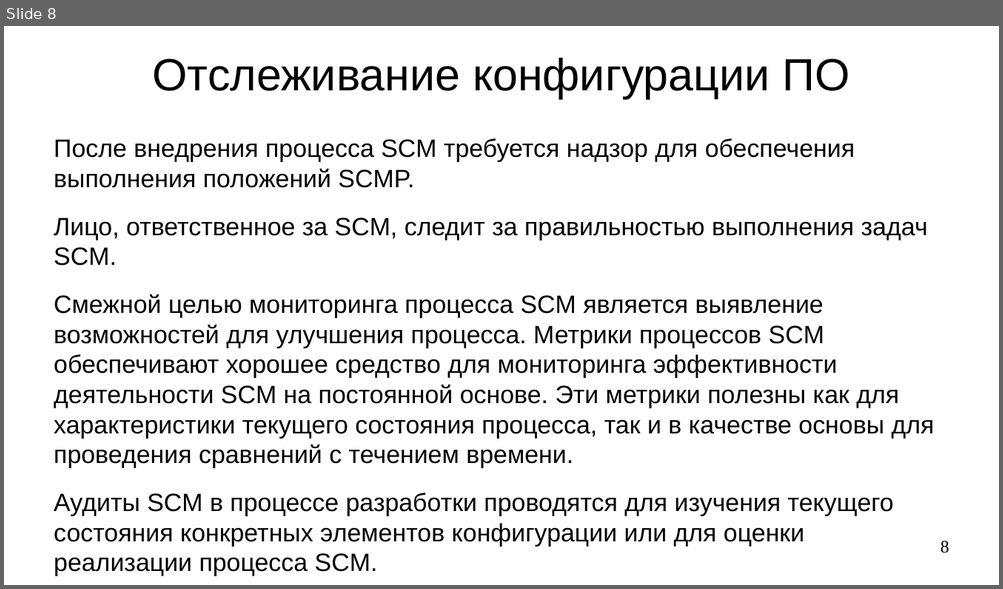
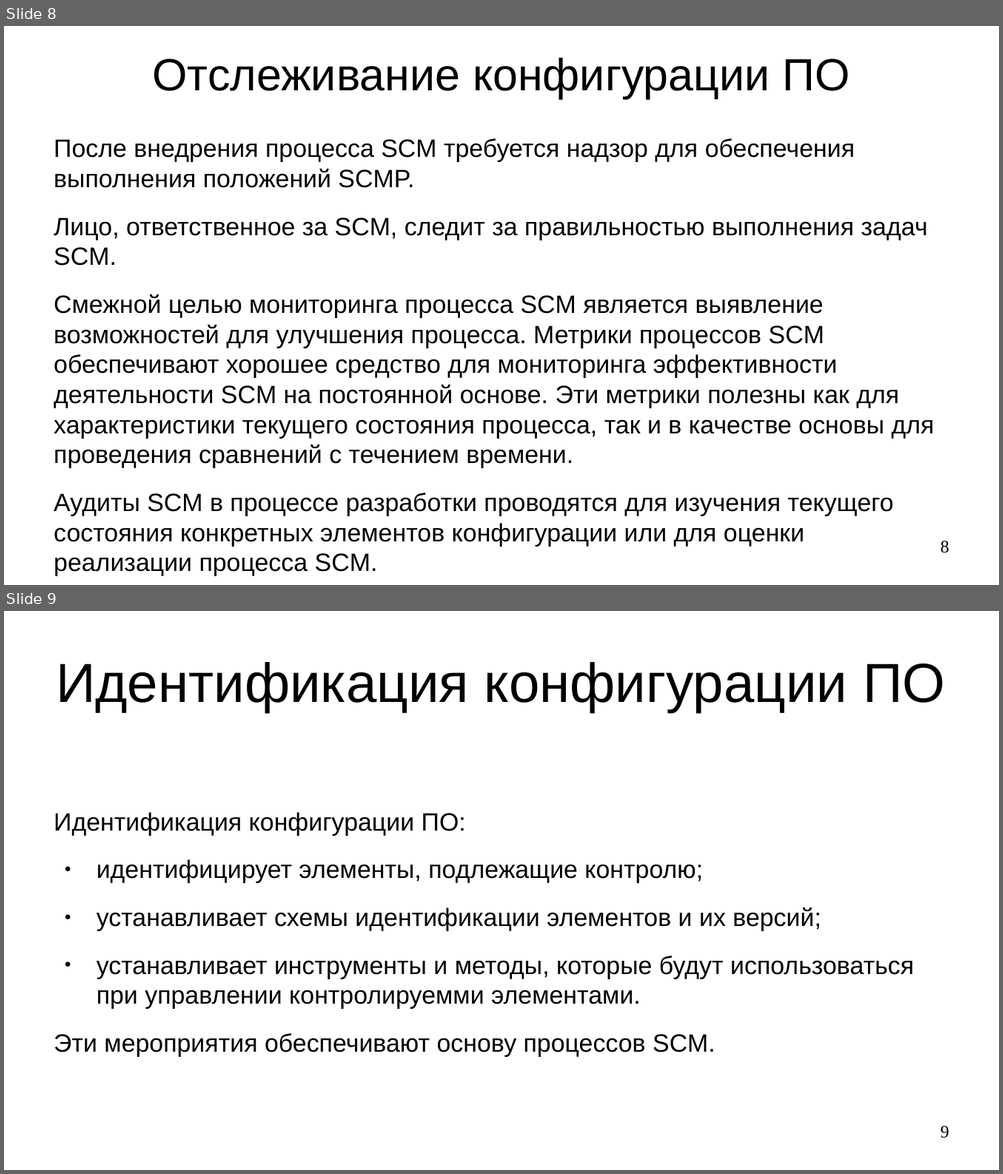
Before and after one commit to steelcraft/stud-lab, a slide deck: Лекции/CASWE01#L6.odp. Shown one above the other, each under a label of ours: slide 8 before the commit, slides 8 and 9 after it. The pictures are 1003x589 and 1003x1174 pixels, drawn with LibreOffice and Linux fonts; fonts in the diff are those of the drawing. Boxes give left, top, right and bottom in pixels: in the first picture for what was removed or moved away, otherwise in the second. Text is boxed around its words. In the diff, an @@ line names an element or a change of style, - is before the commit and + after.

Commit message:
Добавлен раздел "Идентификация конфигурации ПО"

```diff
--- a/Лекции/CASWE01#L6.odp
+++ b/Лекции/CASWE01#L6.odp
@@ slide 9 added at (4,611,999,1170), background #FFFFFF @@
@@ title added at (56,662,945,712), 44 pt, text #000000 @@
+Идентификация конфигурации ПО
@@ text added at (54,812,913,1057), 20 pt, text #000000 @@
+Идентификация конфигурации ПО:
+● идентифицирует элементы, подлежащие контролю;
+● устанавливает схемы идентификации элементов и их версий;
+● устанавливает инструменты и методы, которые будут использоваться при управлении контролируемми элементами.
+Эти мероприятия обеспечивают основу процессов SCM.
@@ page number added at (940,1126,949,1139), 14 pt, text #000000 @@
+9
```
Also in this commit, not shown: 2 other slides added.
